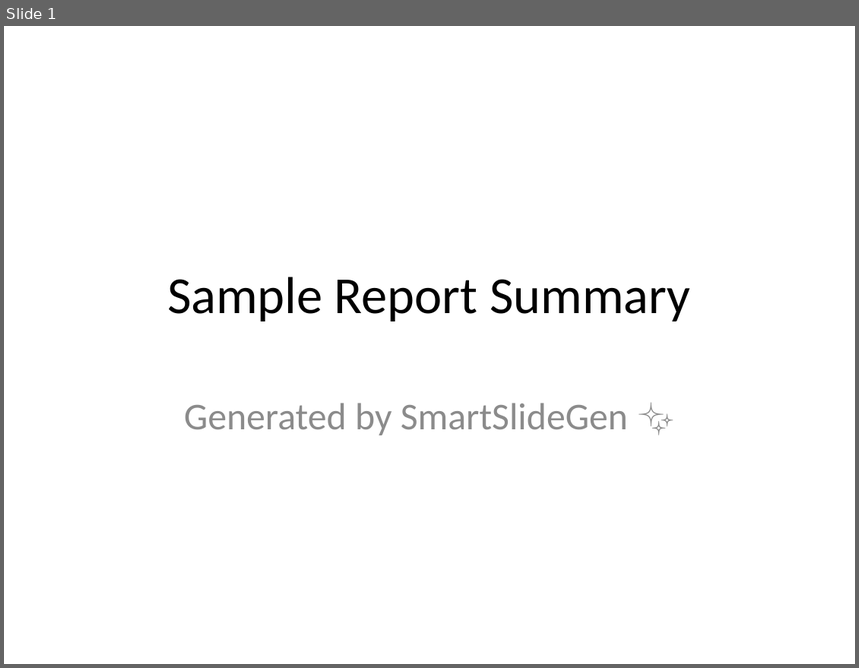
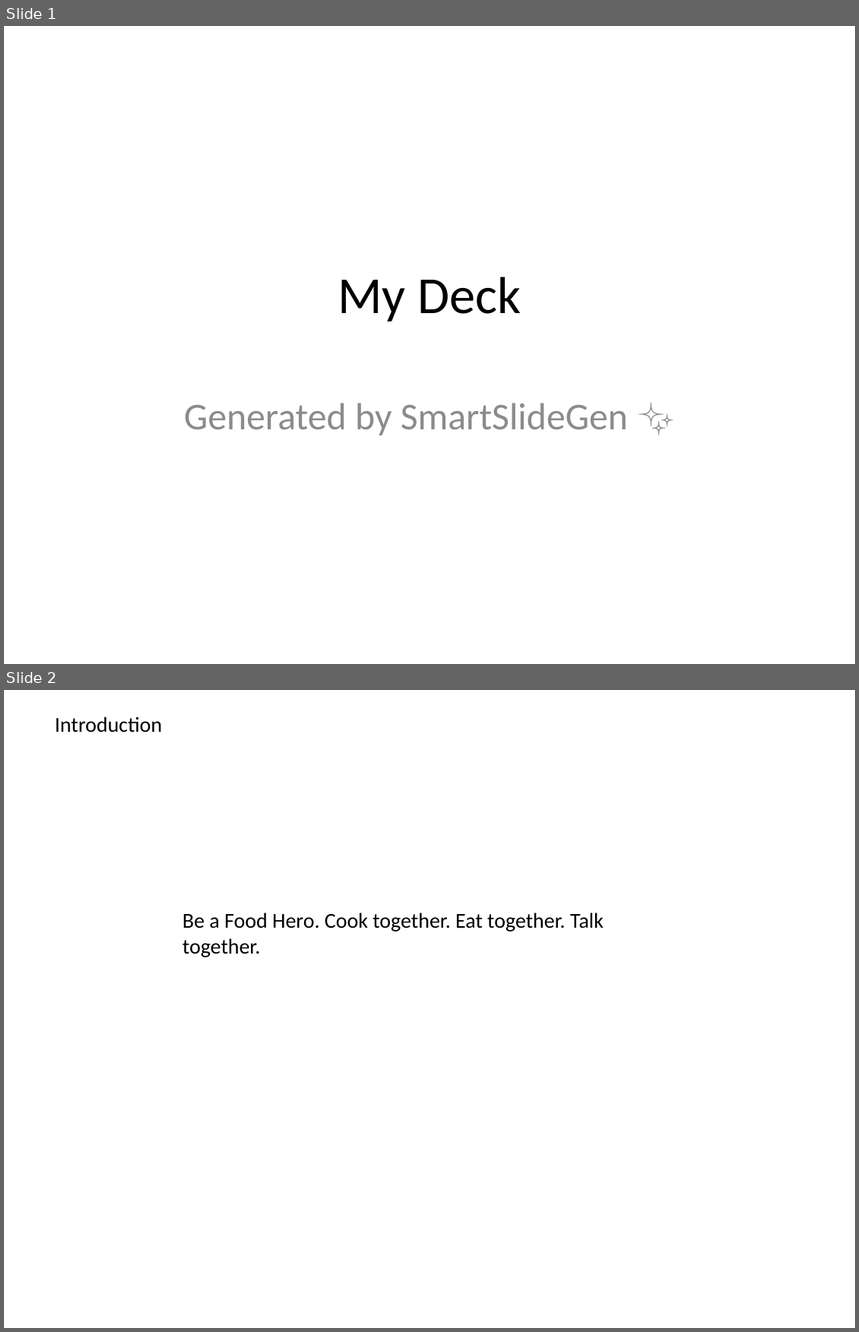
Before and after one commit to abhishek-bagepalli/The-Slide-Whisperer, a slide deck: output.pptx. Shown one above the other, each under a label of ours: slide 1 before the commit, slides 1 and 2 after it. The pictures are 859x668 and 859x1332 pixels, drawn with LibreOffice and Linux fonts; fonts in the diff are those of the drawing. Boxes give left, top, right and bottom in pixels: in the first picture for what was removed or moved away, otherwise in the second. Text is boxed around its words. In the diff, an @@ line names an element or a change of style, - is before the commit and + after.

```diff
--- a/output.pptx
+++ b/output.pptx
@@ slide 2 added at [4, 690, 855, 1328], background #FFFFFF @@
@@ text added at [55, 717, 162, 733], 18 pt, text #000000 @@
+Introduction
@@ text added at [183, 913, 604, 958], 18 pt, text #000000 @@
+Be a Food Hero. Cook together. Eat together. Talk together.
@@ slide 1 changed as well @@
@@ title at [338, 277, 521, 322]: text changed @@
-Sample Report Summary
+My Deck
```
Also in this commit, not shown: 7 other slides added, 5 slides removed, 14 other files.
